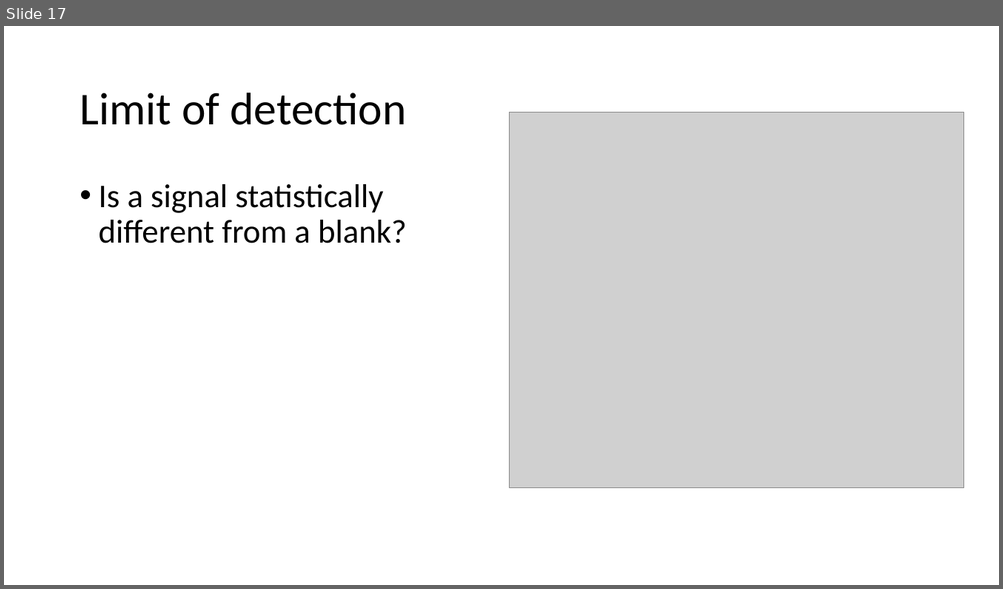
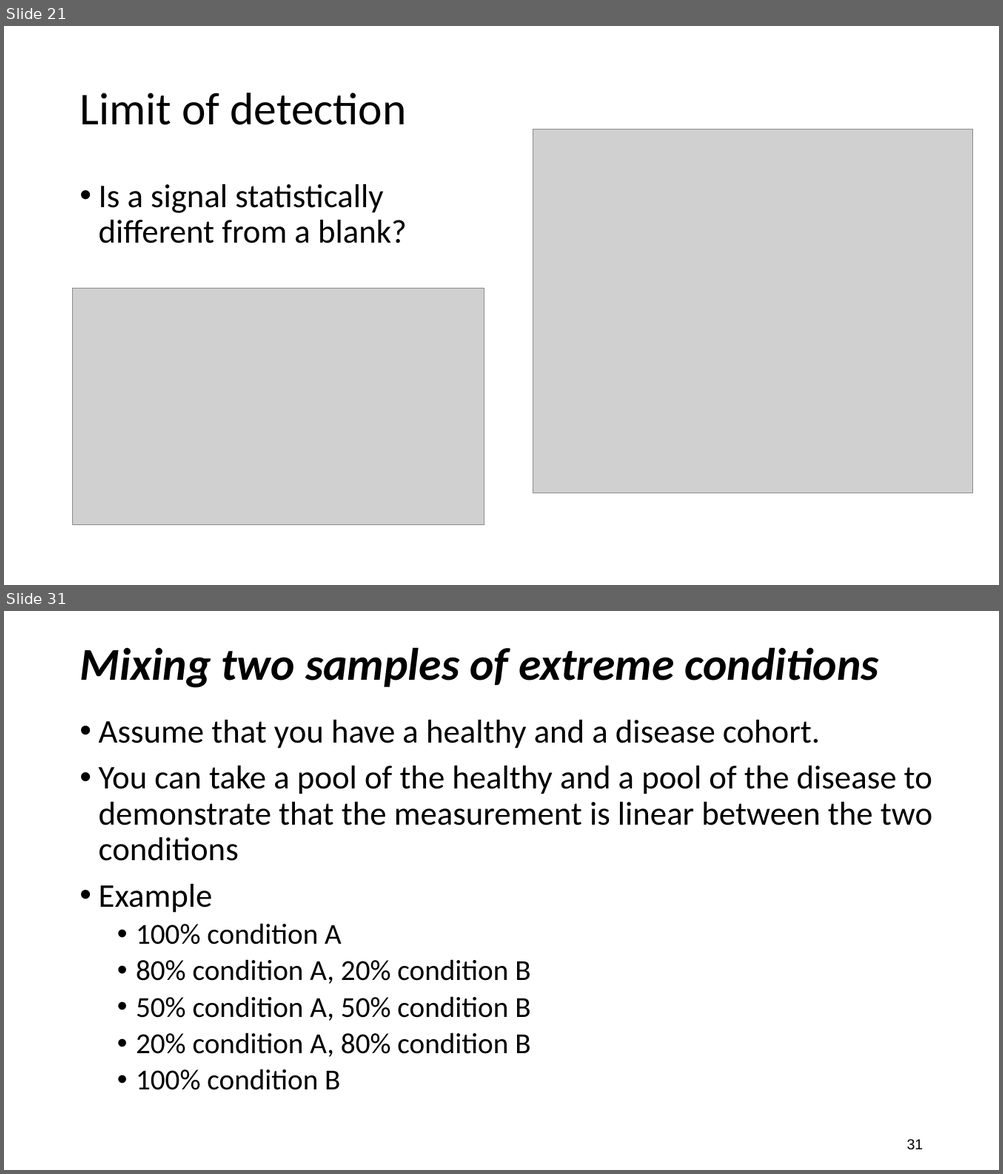
Before and after one commit to beliveau-lab/gen575, a slide deck: lectures/3.Quant101.Calibration.pptx. Shown one above the other, each under a label of ours: slide 17 before the commit, slides 21 and 31 after it; the slides between them are not shown. The pictures are 1003x589 and 1003x1174 pixels, drawn with LibreOffice and Linux fonts; fonts in the diff are those of the drawing; grey boxes stand for pictures. Boxes give left, top, right and bottom in pixels: in the first picture for what was removed or moved away, otherwise in the second. Text is boxed around its words. In the diff, an @@ line names an element or a change of style, - is before the commit and + after.

```diff
--- a/lectures/3.Quant101.Calibration.pptx
+++ b/lectures/3.Quant101.Calibration.pptx
@@ slide 31 added at (x1=4, y1=611, x2=999, y2=1170), background #FFFFFF @@
@@ title added at (x1=79, y1=647, x2=879, y2=688), 44 pt, text #000000, bold, italic @@
+Mixing two samples of extreme conditions
@@ text added at (x1=99, y1=720, x2=932, y2=1091), 32 pt, text #000000 @@
+• Assume that you have a healthy and a disease cohort.
+• You can take a pool of the healthy and a pool of the disease to demonstrate that the measurement is linear between the two conditions
+• Example
+  • 100% condition A
+  • 80% condition A, 20% condition B
+  • 50% condition A, 50% condition B
+  • 20% condition A, 80% condition B
+  • 100% condition B
@@ page number added at (x1=907, y1=1139, x2=923, y2=1150), 14 pt, text #000000 @@
+31
@@ what was slide 17 is now slide 21 @@
@@ slide 21 changed as well @@
@@ picture resized from (x1=510, y1=113, x2=964, y2=488) to (x1=533, y1=130, x2=973, y2=494) @@
@@ picture added at (x1=73, y1=289, x2=484, y2=526) @@
```
Also in this commit, not shown: 2 other slides changed, 12 other slides added.
